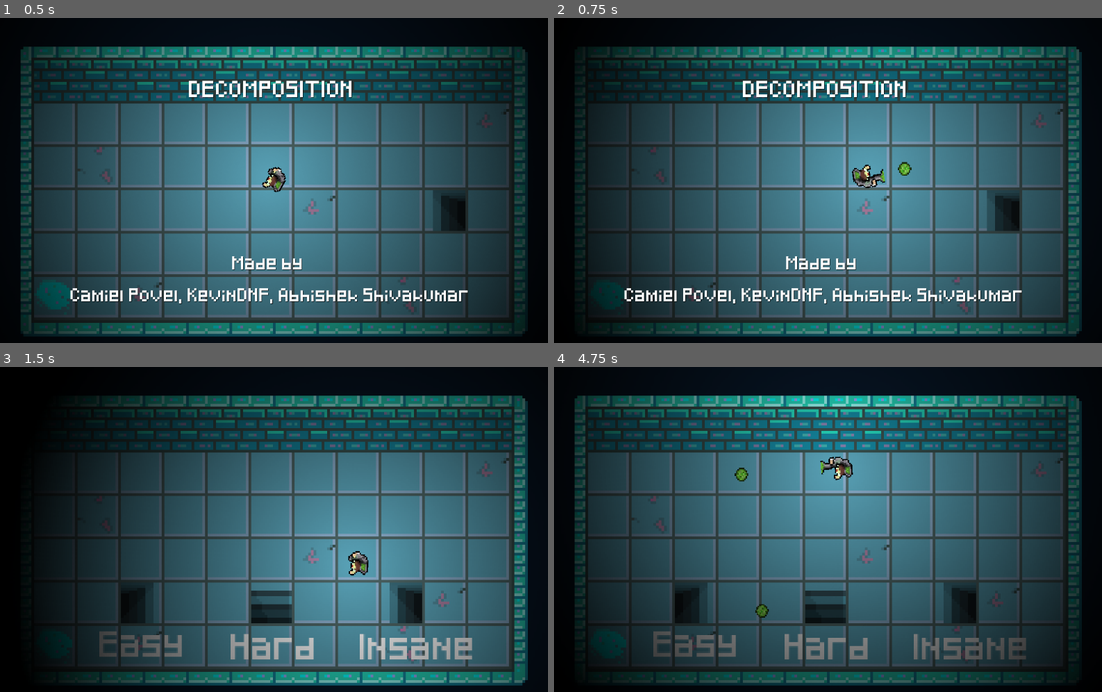
Above: before the commit, frames 1-4 (two rows, left to right).
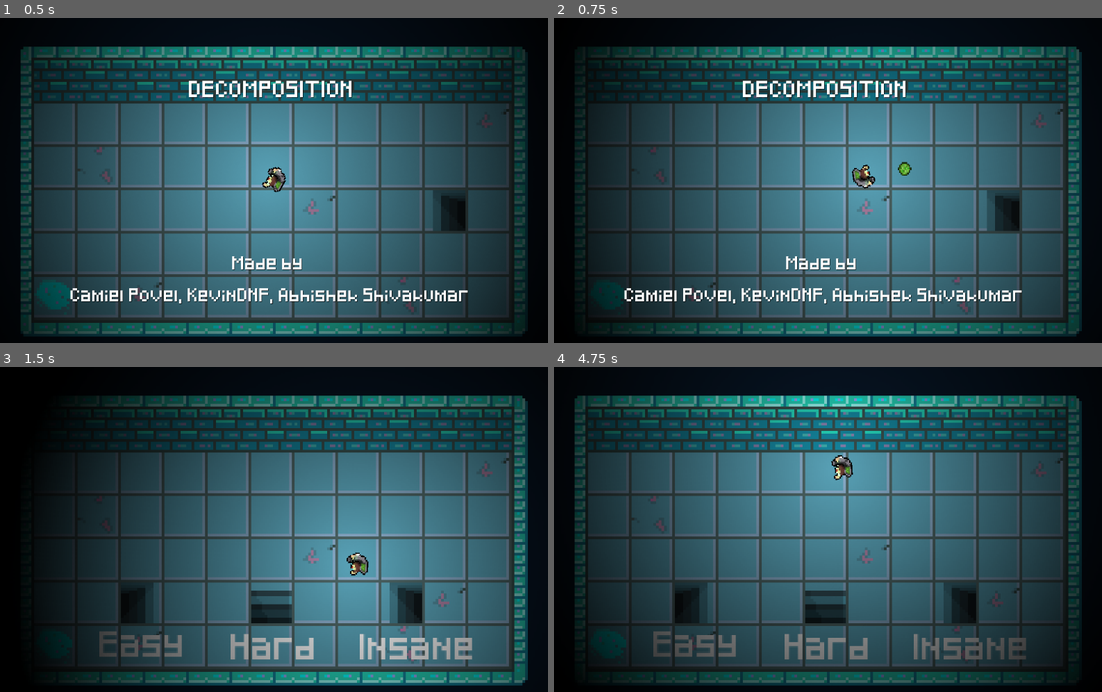
Above: after the commit, the same moments.

Repository: godofecht/Decomposition-Godofecht
Game: Godot game, scene res://MainScreen/MainScreen.tscn
Two runs of this game, one before a commit and one after it. Both use one fixed random seed, a clock stepped at 60 frames per second and the inputs below.
Inputs (mouse positions are in pixels of both pictures, inside the frame that each line leads up to):
- Up to frame 1 (0.5 s): no input
- Up to frame 2 (0.75 s): tap Enter at 0.5 s; move the mouse to (948, 164) at 0.52 s; hold Right from 0.53 s (still down); click (948, 164) at 0.6 s
- Up to frame 3 (1.5 s): tap Space at 0.77, 1.07 s; right-click (394, 513) at 0.8 s; move the mouse to (158, 545) at 1.27 s; release Right at 1.28 s; hold Down from 1.28 s (still down); right-click (158, 545) at 1.35 s
- Up to frame 4 (4.75 s): tap Space at 1.52, 1.55, 1.82, 3.02, 3.32, 3.77, 3.8, 4.07, 4.52 s; move the mouse to (877, 458) at 2.02 s; release Down at 2.03 s; hold Right 2.03-2.78 s; hold Space 2.03-2.78 s; click (877, 458) at 2.3 s; move the mouse to (795, 594) at 2.77 s; hold Up 2.78-3.53 s; tap S (KEY_DOWN) at 2.85 s; right-click (795, 594) at 3.05 s; move the mouse to (992, 578) at 3.52 s; hold A (KEY_LEFT) 3.53-4.28 s; hold Left from 3.53 s (still down); move the mouse to (658, 480) at 4.27 s; tap D (KEY_RIGHT) at 4.35 s; click (658, 480) at 4.55 s

Frame 1 is identical in both runs. In frame 2, 0.2% of the frame differs, in the area x 54-61%, y 45-53%; in frame 3, 0.1%; in frame 4, 0.3%, in the area x 32-55%, y 27-78%.

Commit message:
added dash animation

Diff:
--- a/Player/Player.gd
+++ b/Player/Player.gd
@@ -40,7 +40,7 @@
 
 var bCanDash = true
 var dashTimer = 0.0
-
+var isDashin = false
 
 
 var input_vector
@@ -151,13 +151,18 @@
 
 func dash():
 	print("dash")
+	isDashin = true
+	AnimationState.travel("Dash")
 	bCanDash = false
 	velocity = velocity.move_toward(input_vector * MAX_SPEED*2, ACCELERATION*3)
 	if($Camera2D != null):
 		$Camera2D.small_shake()
 
+func onDashFinish():
+	isDashin = false
 
 func shoot():
+	if (isDashin): return
 	if (ammo <= 0):
 		OutOfAmmoSFX.play()
 		return
@@ -174,6 +179,7 @@
 
 func absorb():
 #	print("Absorb enabled")
+	if (isDashin): return
 	if (AbsorbCollision.disabled):
 		OnSuctionStartSFX.play()
 		AnimationState.travel("Suction")
@@ -190,7 +196,8 @@
 
 func stopAbsorbing():
 #	print("Absorb disabled")
-	AnimationState.travel("Walking")
+	if (!isDashin):
+		AnimationState.travel("Walking")
 	OnSuctionStartSFX.stop()
 	OnSuctionFinishSFX.play()
 	AbsorbCollision.disabled = true
--- a/Player/Player.tscn
+++ b/Player/Player.tscn
@@ -1,6 +1,6 @@
-[gd_scene load_steps=29 format=2]
-
-[ext_resource path="res://Player/decomposed_player.png" type="Texture" id=1]
+[gd_scene load_steps=30 format=2]
+
+[ext_resource path="res://Player/Player.png" type="Texture" id=1]
 [ext_resource path="res://Player/SFX/Player - Suction Finish.ogg" type="AudioStream" id=2]
 [ext_resource path="res://Player/Player.gd" type="Script" id=3]
 [ext_resource path="res://Player/SFX/Player - Shoot V1.ogg" type="AudioStream" id=4]
@@ -12,6 +12,36 @@
 [ext_resource path="res://Player/SFX/Player - Footsteps.ogg" type="AudioStream" id=10]
 [ext_resource path="res://Player/SFX/Player - Hurt 1.ogg" type="AudioStream" id=11]
 
+[sub_resource type="Animation" id=18]
+resource_name = "Dash"
+length = 0.4
+tracks/0/type = "value"
+tracks/0/path = NodePath("SpriteNodes/Sprite:frame")
+tracks/0/interp = 1
+tracks/0/loop_wrap = true
+tracks/0/imported = false
+tracks/0/enabled = true
+tracks/0/keys = {
+"times": PoolRealArray( 0, 0.1, 0.2, 0.3 ),
+"transitions": PoolRealArray( 1, 1, 1, 1 ),
+"update": 1,
+"values": [ 1, 2, 3, 0 ]
+}
+tracks/1/type = "method"
+tracks/1/path = NodePath(".")
+tracks/1/interp = 1
+tracks/1/loop_wrap = true
+tracks/1/imported = false
+tracks/1/enabled = true
+tracks/1/keys = {
+"times": PoolRealArray( 0.4 ),
+"transitions": PoolRealArray( 1 ),
+"values": [ {
+"args": [  ],
+"method": "onDashFinish"
+} ]
+}
+
 [sub_resource type="Animation" id=1]
 resource_name = "Shooting"
 length = 0.4
@@ -25,7 +55,7 @@
 "times": PoolRealArray( 0, 0.1, 0.2, 0.3 ),
 "transitions": PoolRealArray( 1, 1, 1, 1 ),
 "update": 1,
-"values": [ 2, 2, 3, 3 ]
+"values": [ 0, 1, 4, 0 ]
 }
 tracks/1/type = "method"
 tracks/1/path = NodePath(".")
@@ -56,7 +86,7 @@
 "times": PoolRealArray( 0, 0.1 ),
 "transitions": PoolRealArray( 1, 1 ),
 "update": 1,
-"values": [ 2, 3 ]
+"values": [ 4, 5 ]
 }
 
 [sub_resource type="Animation" id=3]
@@ -131,12 +161,13 @@
 [node name="Sprite" type="Sprite" parent="SpriteNodes"]
 rotation = -6.28319
 texture = ExtResource( 1 )
-vframes = 2
+vframes = 3
 hframes = 2
-frame = 2
+frame = 1
 
 [node name="AnimationPlayer" type="AnimationPlayer" parent="SpriteNodes"]
 root_node = NodePath("../..")
+anims/Dash = SubResource( 18 )
 anims/Shooting = SubResource( 1 )
 anims/Suction = SubResource( 2 )
 anims/Walking = SubResource( 3 )
Binary file added: Player/Player.png
Not shown, added: Player/Player.png.import
